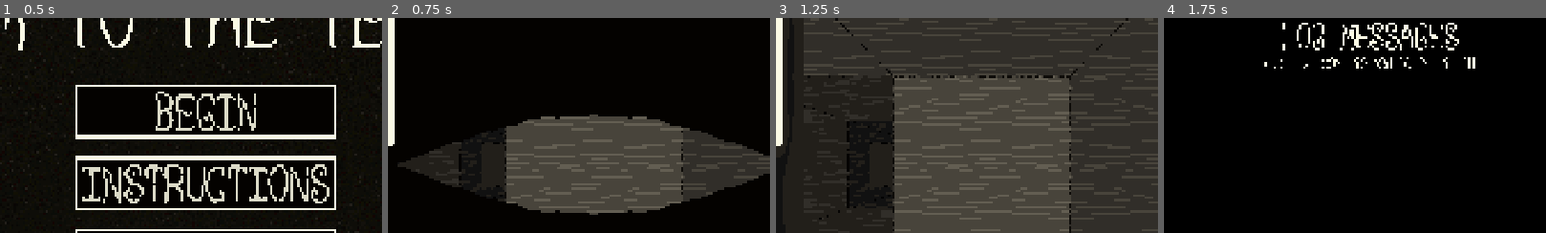
Above: before the commit, frames 1-4 (left to right).
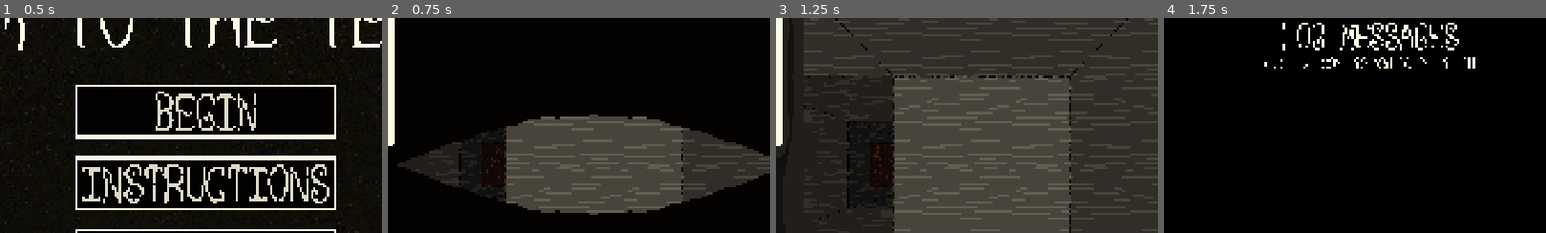
Above: after the commit, the same moments.

Repository: sym-z/arm-to-the-teeth
Game: Godot game, scene res://scenes/main_menu/main_menu.tscn
Two runs of this game, one before a commit and one after it. Both use one fixed random seed, a clock stepped at 60 frames per second and the inputs below. The project has no main scene, so this scene is started directly.
Inputs (mouse positions are % of the whole screen's width and height, from its top left):
- Up to frame 1 (0.5 s): no input
- Up to frame 2 (0.75 s): click "BEGIN" at 0.5 s
- Up to frame 3 (1.25 s): no input
- Up to frame 4 (1.75 s): move the mouse to (50, 96) at 1.27 s; hold D (turn_right) from 1.28 s (still down); hold Space (pick_up) from 1.28 s (still down); click (50, 96) at 1.42 s
The pictures show only the part of the screen within x 23-73%, y 16-66%; the shares and areas given below are measured in that part.

Frame 1 is identical in both runs. In frame 2, 0.2% of the frame differs, in the area x 24-31%, y 57-79%; in frame 3, 0.1%; in frame 4, nothing differs.

Commit message:
new vision bounds sprite

Diff:
--- a/src/prefabs/dungeon_viewport/dungeon_viewport.tscn
+++ b/src/prefabs/dungeon_viewport/dungeon_viewport.tscn
@@ -1,10 +1,13 @@
-[gd_scene load_steps=108 format=3 uid="uid://b5lskvgjumjn"]
+[gd_scene load_steps=107 format=3 uid="uid://b5lskvgjumjn"]
 
 [ext_resource type="Script" uid="uid://cdjdv4vrvn21b" path="res://prefabs/dungeon_viewport/dungeon_viewport.gd" id="1_x06gq"]
-[ext_resource type="Texture2D" uid="uid://bccyj0d1j1pdx" path="res://assets/visual/ui/vision_bounds_1.png" id="2_catg2"]
+[ext_resource type="Texture2D" uid="uid://cktu4f21gyl7u" path="res://assets/visual/ui/vision_bounds/vision_bounds_1_cropped1.png" id="2_rhs0v"]
 [ext_resource type="Texture2D" uid="uid://d1eelbtekskxj" path="res://assets/visual/prototype_renderer/v2/tiling/d2_farthest_side_v3.png" id="3_catg2"]
+[ext_resource type="Texture2D" uid="uid://cb05x5a0pbwmw" path="res://assets/visual/ui/vision_bounds/vision_bounds_1_cropped2.png" id="3_qnijb"]
 [ext_resource type="Texture2D" uid="uid://utp7dbowevbb" path="res://assets/visual/prototype_renderer/v2/tiling/d2_farther_center_v3.png" id="4_2bd64"]
+[ext_resource type="Texture2D" uid="uid://ckcvwriluj6ef" path="res://assets/visual/ui/vision_bounds/vision_bounds_1_cropped3.png" id="4_08knw"]
 [ext_resource type="PackedScene" uid="uid://m0ggohtumqml" path="res://prefabs/contents/contents_d2/contents_d2.tscn" id="5_2qty0"]
+[ext_resource type="Texture2D" uid="uid://cqoowq80sq1ql" path="res://assets/visual/ui/vision_bounds/vision_bounds_1_cropped4.png" id="5_e8g67"]
 [ext_resource type="Texture2D" uid="uid://bev5o1vlfwite" path="res://assets/visual/prototype_renderer/v2/tiling/d2_farther_side_v3.png" id="6_hwm0v"]
 [ext_resource type="Texture2D" uid="uid://b243pfl8obqbt" path="res://assets/visual/prototype_renderer/v2/tiling/d2_far_center_v3.png" id="7_rhs0v"]
 [ext_resource type="Texture2D" uid="uid://da2orytpikxep" path="res://assets/visual/prototype_renderer/v2/tiling/d2_far_side_v3.png" id="8_qnijb"]
@@ -18,36 +21,20 @@
 [ext_resource type="Texture2D" uid="uid://d2iibg4vptftb" path="res://assets/visual/prototype_renderer/v2/tiling/d0_center_v4.png" id="16_2bd64"]
 [ext_resource type="PackedScene" uid="uid://cnq242qe5ftmt" path="res://prefabs/contents/contents_d0/contents_d0.tscn" id="17_2bd64"]
 
-[sub_resource type="AtlasTexture" id="AtlasTexture_2bd64"]
-atlas = ExtResource("2_catg2")
-region = Rect2(0, 0, 480, 270)
-
-[sub_resource type="AtlasTexture" id="AtlasTexture_hwm0v"]
-atlas = ExtResource("2_catg2")
-region = Rect2(480, 0, 480, 270)
-
-[sub_resource type="AtlasTexture" id="AtlasTexture_rhs0v"]
-atlas = ExtResource("2_catg2")
-region = Rect2(960, 0, 480, 270)
-
-[sub_resource type="AtlasTexture" id="AtlasTexture_qnijb"]
-atlas = ExtResource("2_catg2")
-region = Rect2(1440, 0, 480, 270)
-
 [sub_resource type="SpriteFrames" id="SpriteFrames_wqhcc"]
 animations = [{
 "frames": [{
 "duration": 1.0,
-"texture": SubResource("AtlasTexture_2bd64")
-}, {
-"duration": 1.0,
-"texture": SubResource("AtlasTexture_hwm0v")
-}, {
-"duration": 1.0,
-"texture": SubResource("AtlasTexture_rhs0v")
-}, {
-"duration": 1.0,
-"texture": SubResource("AtlasTexture_qnijb")
+"texture": ExtResource("2_rhs0v")
+}, {
+"duration": 1.0,
+"texture": ExtResource("3_qnijb")
+}, {
+"duration": 1.0,
+"texture": ExtResource("4_08knw")
+}, {
+"duration": 1.0,
+"texture": ExtResource("5_e8g67")
 }],
 "loop": true,
 "name": &"default",
@@ -717,7 +704,6 @@
 [node name="Vision Bounds" type="AnimatedSprite2D" parent="."]
 modulate = Color(0.25, 0.25, 0.25, 1)
 position = Vector2(960, 540)
-scale = Vector2(4, 4)
 sprite_frames = SubResource("SpriteFrames_wqhcc")
 autoplay = "default"
 
--- a/src/scenes/testing_level/testing_level.tscn
+++ b/src/scenes/testing_level/testing_level.tscn
@@ -20,14 +20,14 @@
 map = NodePath("../Map")
 ui = NodePath("../UI")
 
-[node name="Dungeon Viewport" parent="." node_paths=PackedStringArray("map", "player") instance=ExtResource("5_etvxw")]
-map = NodePath("../Map")
-player = NodePath("../Player")
-
 [node name="Background" type="TextureRect" parent="."]
 offset_right = 1920.0
 offset_bottom = 1080.0
 texture = ExtResource("5_n0j1u")
+
+[node name="Dungeon Viewport" parent="." node_paths=PackedStringArray("map", "player") instance=ExtResource("5_etvxw")]
+map = NodePath("../Map")
+player = NodePath("../Player")
 
 [node name="UI" parent="." node_paths=PackedStringArray("player", "map") instance=ExtResource("6_ped82")]
 player = NodePath("../Player")
Binary file added: src/assets/visual/ui/vision_bounds/vision_bounds_1_cropped1.png
Not shown, added: src/assets/visual/ui/vision_bounds/vision_bounds_1_cropped1.png.import
Binary file added: src/assets/visual/ui/vision_bounds/vision_bounds_1_cropped2.png
Not shown, added: src/assets/visual/ui/vision_bounds/vision_bounds_1_cropped2.png.import
Binary file added: src/assets/visual/ui/vision_bounds/vision_bounds_1_cropped3.png
Not shown, added: src/assets/visual/ui/vision_bounds/vision_bounds_1_cropped3.png.import
Binary file added: src/assets/visual/ui/vision_bounds/vision_bounds_1_cropped4.png
Not shown, added: src/assets/visual/ui/vision_bounds/vision_bounds_1_cropped4.png.import
